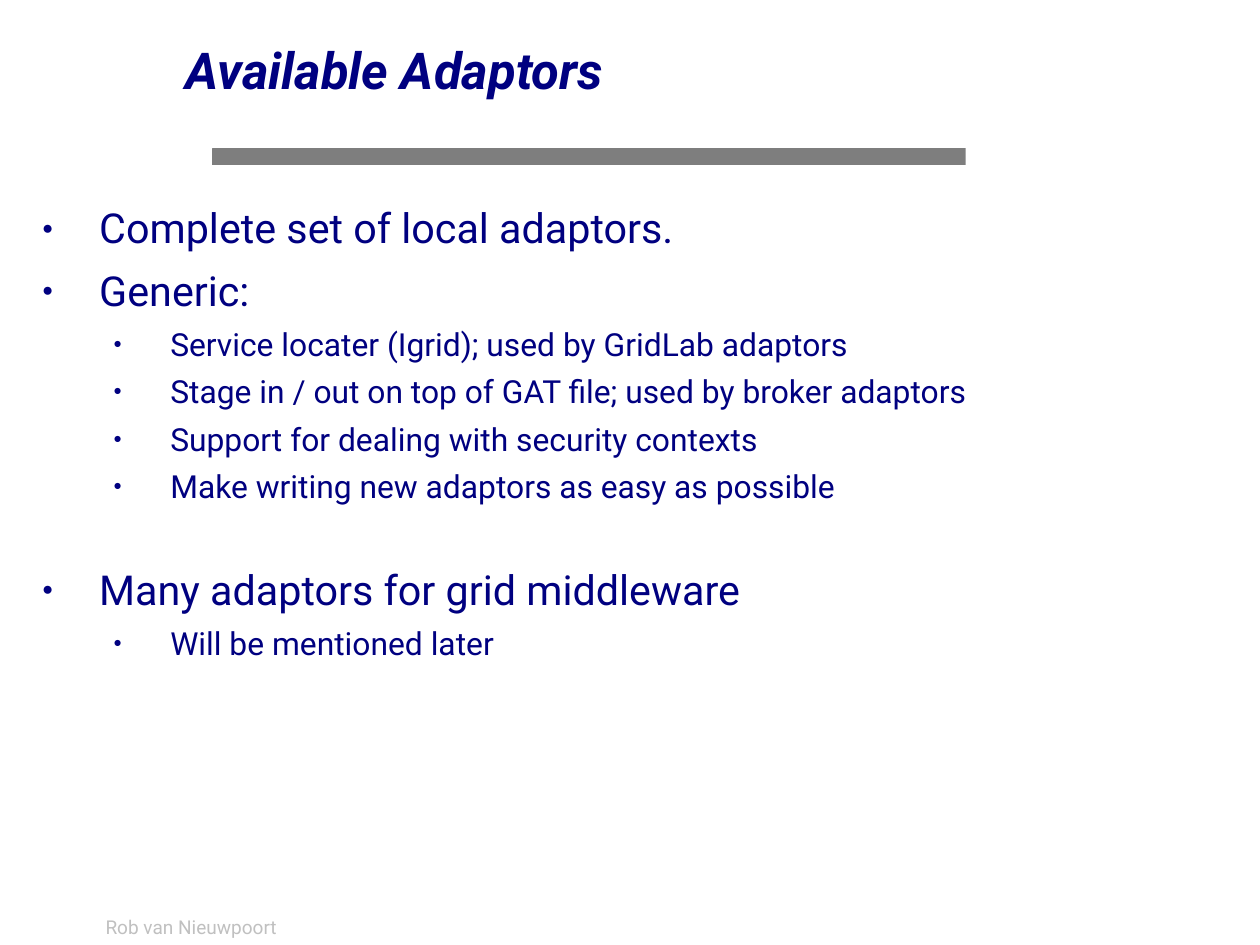
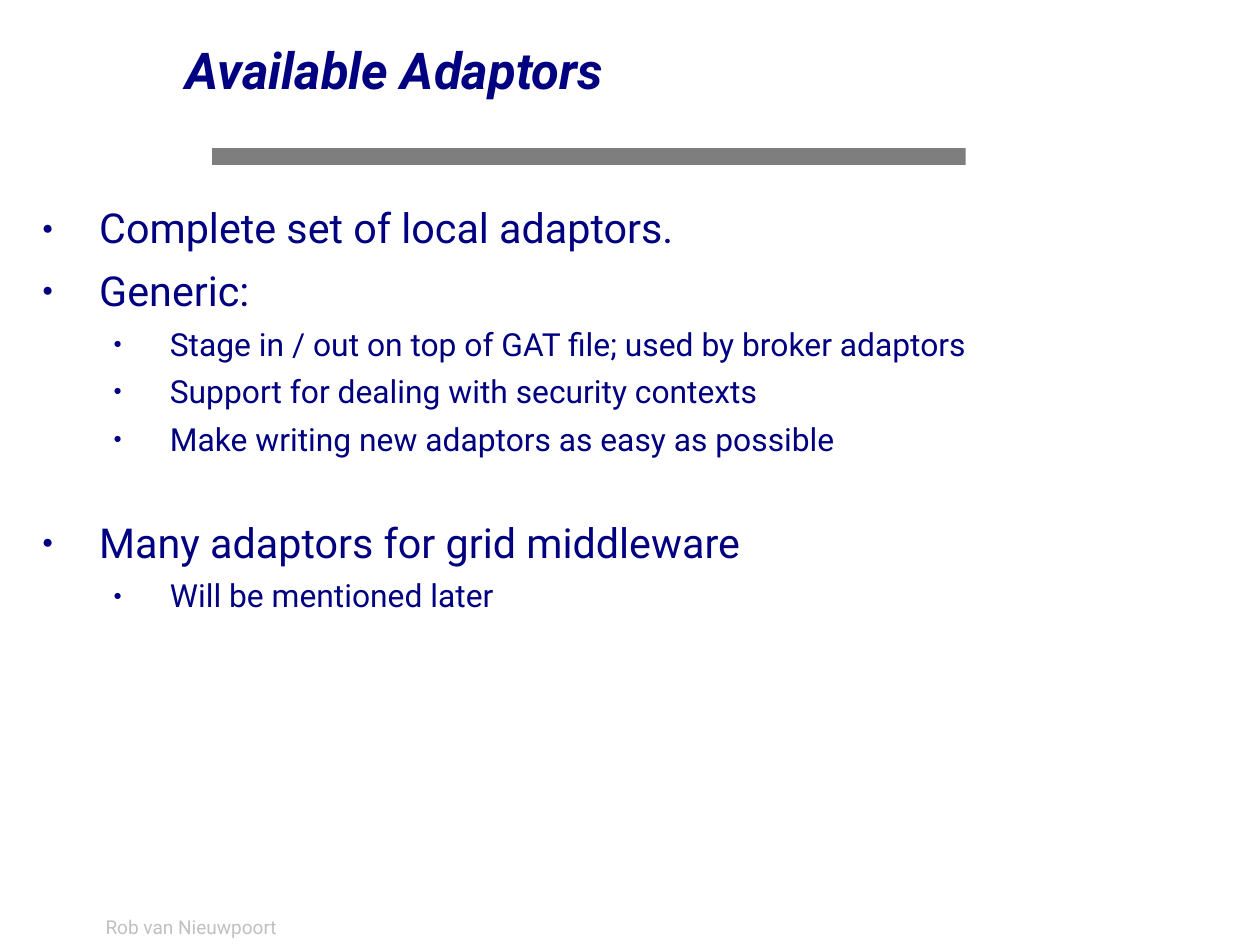
Before and after one commit to JungleComputing/javagat, a slide deck: slide 49 of doc/tutorial/tutorial.ppt. Drawn at 1260x945 pixels with LibreOffice and Linux fonts; fonts in the diff are those of the drawing; background and template pictures are left out. Boxes give left, top, right and bottom in pixels: in the first picture for what was removed or moved away, otherwise in the second. Text is boxed around its words. In the diff, an @@ line names an element or a change of style, - is before the commit and + after.

```diff
--- a/doc/tutorial/tutorial.ppt
+++ b/doc/tutorial/tutorial.ppt
@@ text "Complete set of local adaptors." at bbox=[99, 211, 966, 608]: indent changed @@
@@ text at bbox=[170, 330, 848, 363]: paragraph removed @@
-  ● Service locater (Igrid); used by GridLab adaptors
```
Also in this commit, not shown: 76 other slides changed, 1 slide removed, 14 other files.
